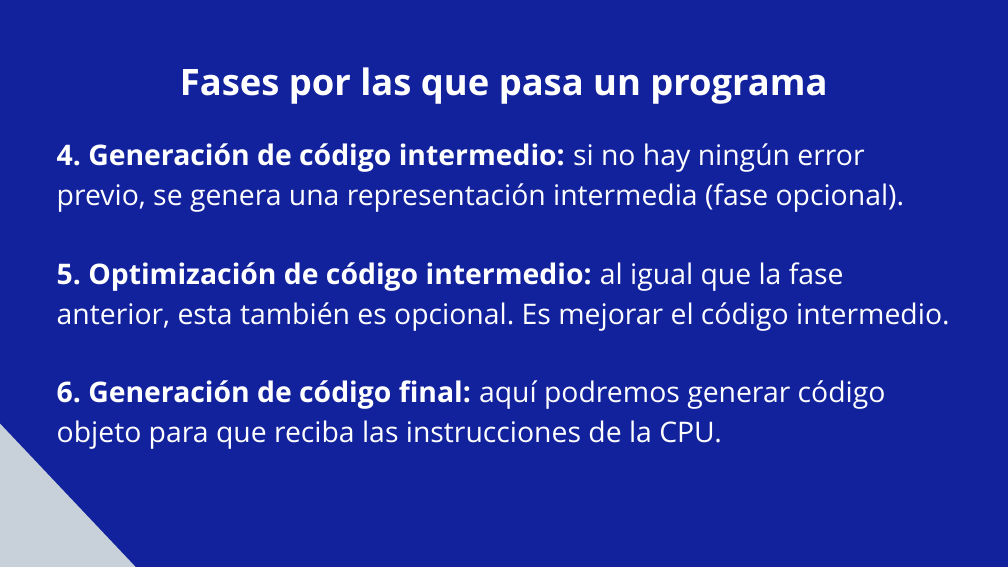
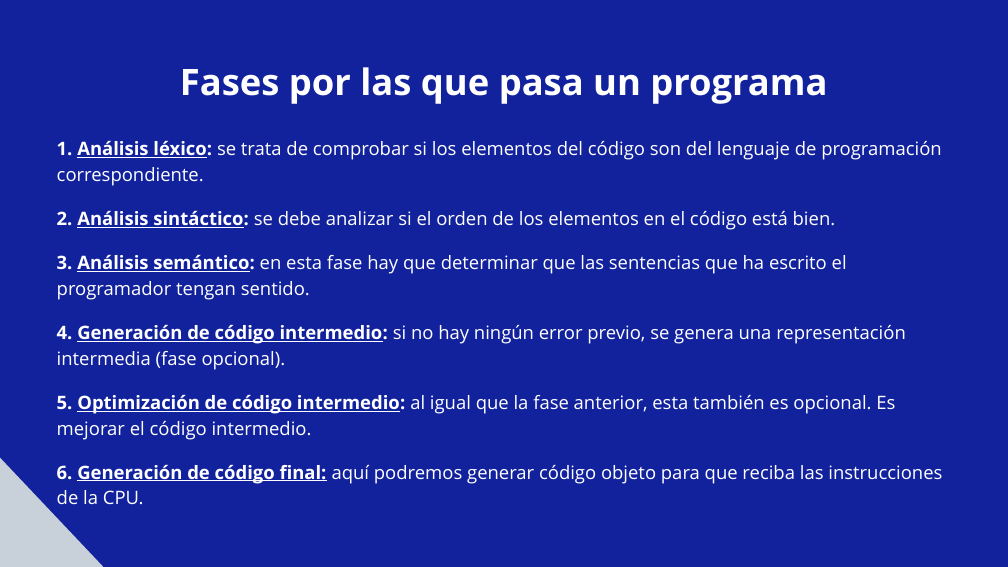
Before and after one commit to albertofloram05/Entornos-de-desarrollo, a slide deck: slide 4 of Reconocimiento de Elementos en el Desarrollo de un Programa Informático.pptx (slide 5 before the commit). Drawn at 1008x567 pixels with LibreOffice and Linux fonts; fonts in the diff are those of the drawing. Boxes give left, top, right and bottom in pixels: in the first picture for what was removed or moved away, otherwise in the second. Text is boxed around its words. In the diff, an @@ line names an element or a change of style, - is before the commit and + after.

```diff
--- a/Reconocimiento de Elementos en el Desarrollo de un Programa Informático.pptx
+++ b/Reconocimiento de Elementos en el Desarrollo de un Programa Informático.pptx
@@ text added at (57, 141, 942, 186), 26.4 pt, text #FFFFFF @@
+1. Análisis léxico: se trata de comprobar si los elementos del código son del lenguaje de programación correspondiente.
@@ text added at (57, 211, 836, 230), 26.4 pt, text #FFFFFF @@
+2. Análisis sintáctico: se debe analizar si el orden de los elementos en el código está bien.
@@ text added at (57, 255, 847, 300), 26.4 pt, text #FFFFFF @@
+3. Análisis semántico: en esta fase hay que determinar que las sentencias que ha escrito el programador tengan sentido.
@@ text "4. Generación de código intermedio: ...": place and size @@
-text "4. Generación de código intermedio: ..." at (57, 143, 905, 212)
+text "4. Generación de código intermedio: ..." at (57, 325, 906, 370)
@@ text "4. Generación de código intermedio: ..." at (57, 325, 906, 370): size 40.5 to 26.4 pt; underline on in "Generación de código intermedio:"; line spacing 56.7pt to 37pt @@
@@ freeform shape: place and size @@
-freeform shape at (0, 333, 211, 567)
+freeform shape at (0, 349, 194, 567)
@@ text "5. Optimización de código intermedio: ...": place and size @@
-text "5. Optimización de código intermedio: ..." at (57, 262, 950, 331)
+text "5. Optimización de código intermedio: ..." at (57, 395, 895, 440)
@@ text "5. Optimización de código intermedio: ..." at (57, 395, 895, 440): size 40.5 to 26.4 pt; underline on in "Optimización de código intermedio:"; line spacing 56.7pt to 37pt @@
@@ text "6. Generación de código final: ...": place and size @@
-text "6. Generación de código final: ..." at (57, 380, 886, 449)
+text "6. Generación de código final: ..." at (57, 465, 942, 504)
@@ text "6. Generación de código final: ..." at (57, 465, 942, 504): size 40.5 to 26.4 pt; underline on in "Generación de código final:"; line spacing 56.7pt to 37pt @@
```
Also in this commit, not shown: 3 other slides changed, 5 slides added, 2 slides removed, 1 other file.
